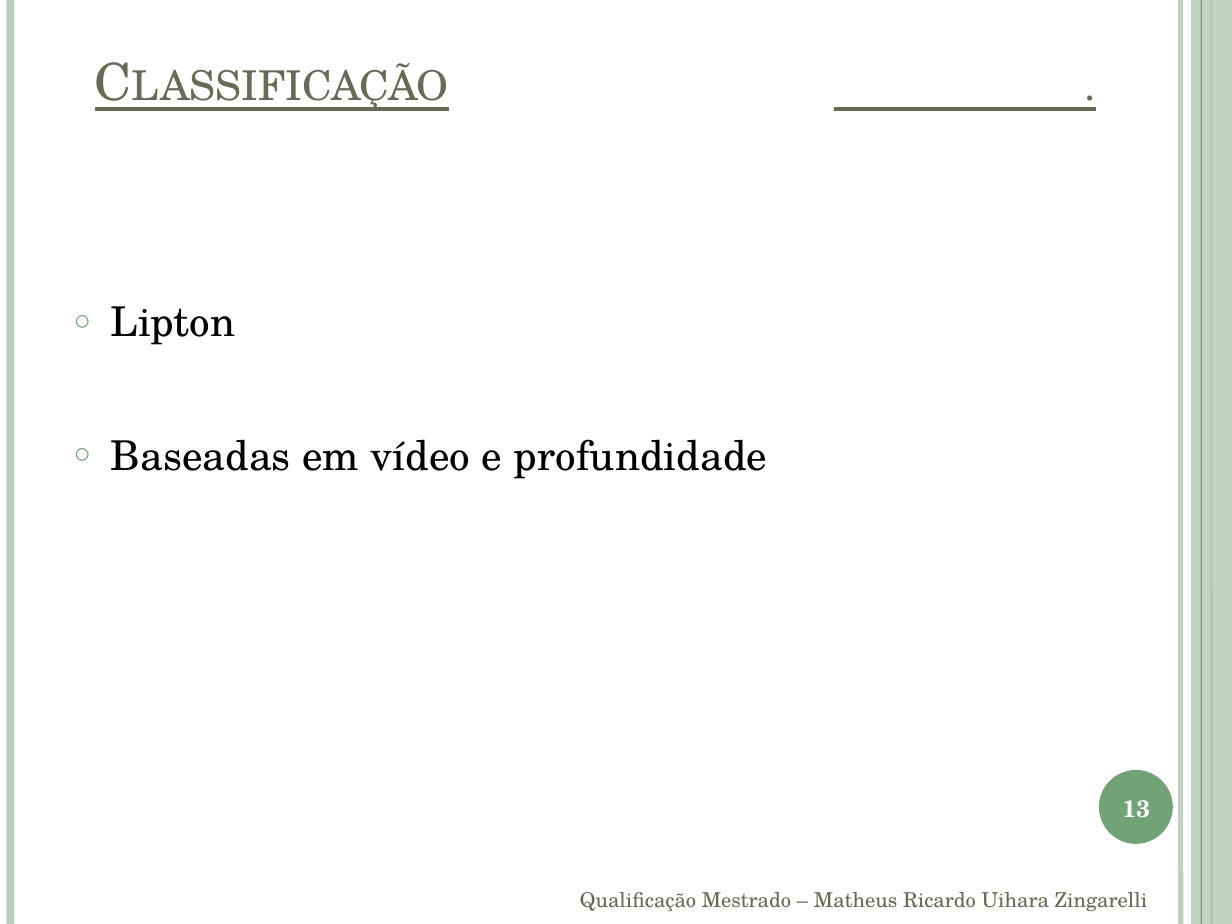
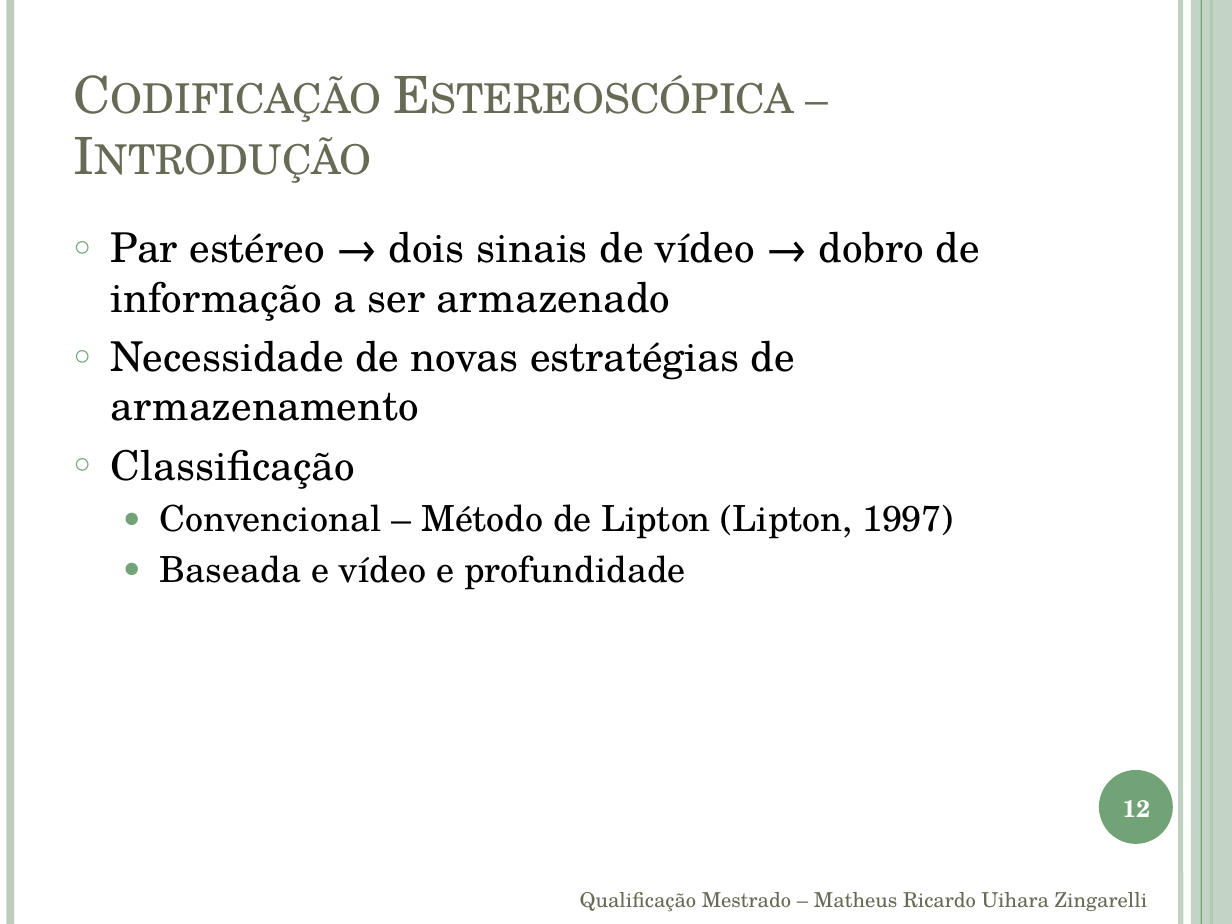
Before and after one commit to andrecurvello/tests-zingarelli, a slide deck: slide 12 of 1-Meus-Artigos/Qualificacao/apresentação.pptx (slide 13 before the commit). Drawn at 1232x924 pixels with LibreOffice and Linux fonts; fonts in the diff are those of the drawing. Boxes give left, top, right and bottom in pixels: in the first picture for what was removed or moved away, otherwise in the second. Text is boxed around its words. In the diff, an @@ line names an element or a change of style, - is before the commit and + after.

Commit message:
Mestrado - apresentação da quali  - conteúdo de visualização estereoscópica e início do conteúdo de codificação
- Adição de pdf de curso sobre latex

```diff
--- a/1-Meus-Artigos/Qualificacao/apresentação.pptx
+++ b/1-Meus-Artigos/Qualificacao/apresentação.pptx
@@ title added at bbox=[62, 37, 1068, 191], 30 pt, text #676A55, small capitals @@
+Codificação Estereoscópica – Introdução
@@ text removed at bbox=[84, 44, 1188, 198] @@
-Classificação .
@@ text at bbox=[111, 231, 980, 590]: text changed @@
-○ Lipton
-○ Baseadas em vídeo e profundidade
+○ Par estéreo → dois sinais de vídeo → dobro de informação a ser armazenado
+○ Necessidade de novas estratégias de armazenamento
+○ Classificação
+  ● Convencional – Método de Lipton (Lipton, 1997)
+  ● Baseada e vídeo e profundidade
@@ page number at bbox=[1123, 800, 1151, 817]: text changed @@
-13
+12
```
Also in this commit, not shown: 4 other slides changed, 2 slides added, 7 slides removed, 1 other file.
